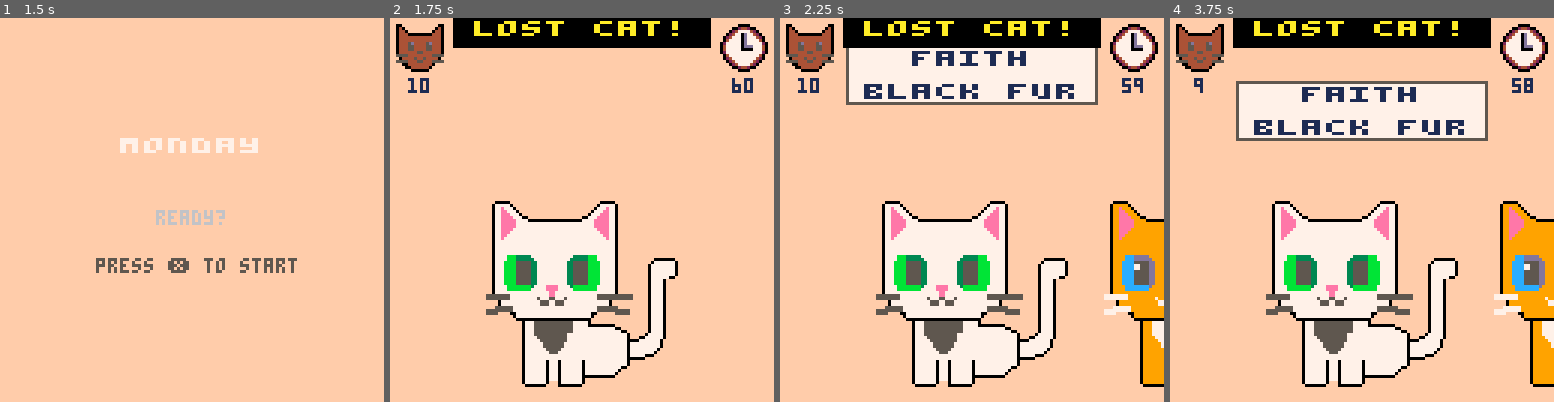
Above: before the commit, frames 1-4 (left to right).
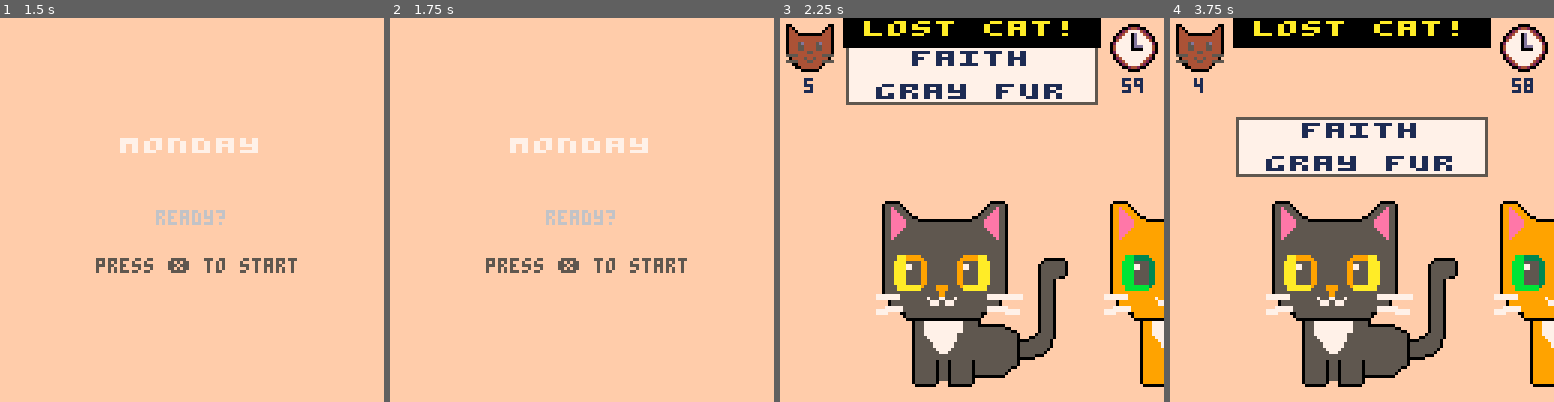
Above: after the commit, the same moments.

Repository: pcal43/pico8-papurrs-please
Game: PICO-8 cartridge pico8-home/carts/lost-cats.p8
The game is run twice, just before and just after one commit, with the same random seed, the same clock (stepped at 60 frames per second) and the same inputs.
Inputs:
- Up to frame 1 (1.5 s): tap X (X key) at 0.33, 1.07 s; tap O (Z key) at 0.7 s
- Up to frame 2 (1.75 s): hold Right from 1.6 s (still down); tap O (Z key) at 1.7 s
- Up to frame 3 (2.25 s): tap X (X key) at 1.85 s; release Right at 2.1 s; tap O (Z key) at 2.1 s
- Up to frame 4 (3.75 s): hold Right 2.47-3.03 s; tap O (Z key) every 0.4 s from 2.5 to 3.7 s; tap X (X key) at 2.97 s; hold Left 3.08-3.58 s

Frame 1 is identical in both runs. In frame 2, 24% of the frame differs, in the area x 1-99%, y 0-97%; in frame 3, 14%; in frame 4, 27%, in the area x 7-98%, y 15-96%.

Commit message:
checkpoint

Diff:
--- a/pico8-home/carts/src/GameScreen.lua
+++ b/pico8-home/carts/src/GameScreen.lua
@@ -252,43 +252,120 @@
 -- and the 'count' reduced to the point where the constraints can be satisfied.
 
 function generatePostersAndCats(count, minTraits, maxTraits)
-  printh("IN")
     minTraits = requireNonNil(minTraits)
     maxTraits = requireNonNil(maxTraits)
 
     local posters = {}
+    local cats = {}
+
+    -- Calculate maximum possible unique combinations
+    local maxCombos = 1
+    for traitKey = 1, TRAIT_TYPE_COUNT do
+        maxCombos = maxCombos * #TraitValues[traitKey]
+    end
+
+    -- Reduce count if we don't have enough unique combinations
+    if count > maxCombos then
+        printh("reducing count from "..count.." to "..maxCombos.." (max unique combinations)")
+        count = maxCombos
+    end
+
     -- Get n unique integers to use as indices for cat names
     local name_indeces = pickUniqueIntegers(count, 1, CAT_NAME_COUNT)
-    for i = 1, count do
-        -- determine how many traits this poster should have
-        local numTraits = minTraits + flr(rnd(maxTraits - minTraits + 1))
-        -- select random trait keys
-        local traitKeys = pickUniqueIntegers(numTraits, 1, TRAIT_TYPE_COUNT)
-        -- build traits map
-        local traits = {}
-        for j = 1, #traitKeys do
-            local traitKey = traitKeys[j]
+
+    -- Generate unique cat trait combinations
+    local usedCatCombos = {}  -- track cat combinations as strings
+    local usedPosterCombos = {}  -- track poster combinations as strings
+    local attempts = 0
+    local maxAttempts = count * 100
+
+    while #cats < count and attempts < maxAttempts do
+        attempts = attempts + 1
+
+        -- Generate random cat trait combination
+        local catTraits = {}
+        local catComboKey = ""
+        for traitKey = 1, TRAIT_TYPE_COUNT do
             local possibleValues = TraitValues[traitKey]
-            -- pick a random value using #
-            local selectedValue = possibleValues[flr(rnd(#possibleValues)) + 1]
-
-            traits[traitKey] = selectedValue  -- use trait key to create map
-        end
-
-        local name = requireNonNil(get_cat_name(name_indeces[i]), "nil cat name returned ("..name_indeces[i]..")")
-        add(posters, Poster.new(name, name_indeces[i] < CAT_NAME_FIRST_MALE, traits))
-    end
-
-    local cats = {}
-
-    for i=1,count do
-        local fidx = ((i - 1) % #TraitValues[FUR_COLOR]) + 1
-        local eidx = ((i - 1) % #TraitValues[EYE_COLOR]) + 1
-        local traits = {
-            [FUR_COLOR] = TraitValues[FUR_COLOR][fidx],
-            [EYE_COLOR] = TraitValues[EYE_COLOR][eidx]
-        }
-        cats[i] = Cat.new(TUXEDO_CAT, traits)
+            local idx = flr(rnd(#possibleValues)) + 1
+            catTraits[traitKey] = possibleValues[idx]
+            catComboKey = catComboKey..traitKey..":"..idx..","
+        end
+
+        -- Check if this cat combination is unique
+        if not usedCatCombos[catComboKey] then
+            -- Now try to create a unique poster for this cat
+            local numTraits = minTraits + flr(rnd(maxTraits - minTraits + 1))
+            local traitKeys = pickUniqueIntegers(numTraits, 1, TRAIT_TYPE_COUNT)
+
+            -- build poster traits by copying from cat
+            local posterTraits = {}
+            local posterComboKey = ""
+            for j = 1, #traitKeys do
+                local traitKey = traitKeys[j]
+                posterTraits[traitKey] = catTraits[traitKey]
+                -- build unique key for this poster
+                local val = catTraits[traitKey]
+                posterComboKey = posterComboKey..traitKey..":"..val.name..","
+            end
+
+            -- Check if this poster combination is unique
+            if not usedPosterCombos[posterComboKey] then
+                -- Now check bidirectional uniqueness:
+                -- 1. This poster should not match any existing cat
+                -- 2. This cat should not match any existing poster
+                local isUnique = true
+
+                -- Check if this poster would match any existing cat
+                for i = 1, #cats do
+                    local otherCat = cats[i]
+                    local matches = true
+                    for traitKey, traitValue in pairs(posterTraits) do
+                        if otherCat.traits[traitKey] != traitValue then
+                            matches = false
+                            break
+                        end
+                    end
+                    if matches then
+                        isUnique = false
+                        break
+                    end
+                end
+
+                -- Check if this cat would match any existing poster
+                if isUnique then
+                    for i = 1, #posters do
+                        local otherPoster = posters[i]
+                        local matches = true
+                        for traitKey, traitValue in pairs(otherPoster.traits) do
+                            if catTraits[traitKey] != traitValue then
+                                matches = false
+                                break
+                            end
+                        end
+                        if matches then
+                            isUnique = false
+                            break
+                        end
+                    end
+                end
+
+                if isUnique then
+                    usedCatCombos[catComboKey] = true
+                    usedPosterCombos[posterComboKey] = true
+                    add(cats, Cat.new(TUXEDO_CAT, catTraits))
+
+                    local catIndex = #cats
+                    local name = requireNonNil(get_cat_name(name_indeces[catIndex]), "nil cat name")
+                    add(posters, Poster.new(name, name_indeces[catIndex] < CAT_NAME_FIRST_MALE, posterTraits))
+                end
+            end
+        end
+    end
+
+    -- Report if we couldn't generate enough unique pairs
+    if #cats < count then
+        printh("could only generate "..#cats.." unique cat/poster pairs (requested "..count..")")
     end
 
     return posters, cats
